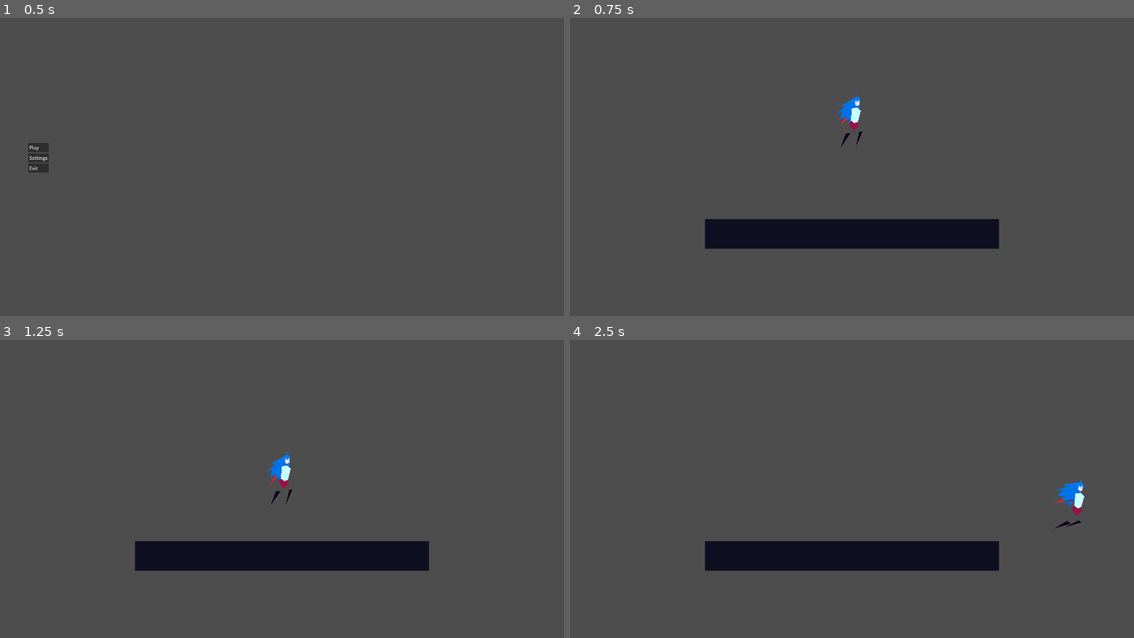
Above: before the commit, frames 1-4 (two rows, left to right).
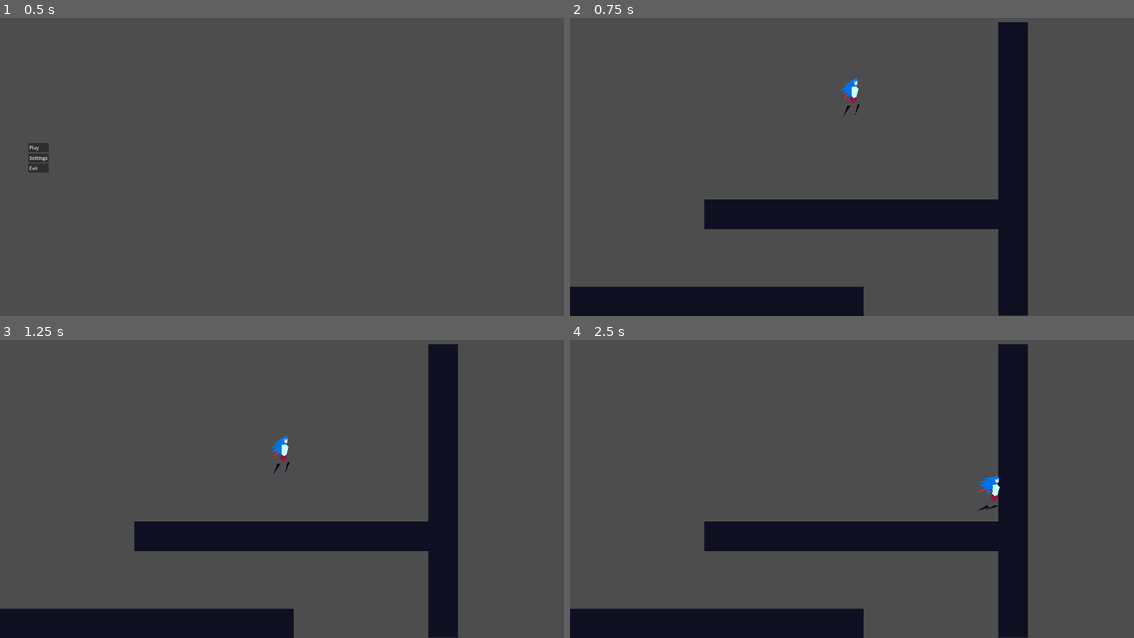
Above: after the commit, the same moments.

Repository: SnappyDragon64/Tower
Game: Godot game, scene res://game/core/main.tscn
Same seed, same stepped clock (60 frames per second), same inputs: the game is played once before the commit and once after it.
Inputs:
- Up to frame 1 (0.5 s): no input
- Up to frame 2 (0.75 s): click "Play" at 0.5 s
- Up to frame 3 (1.25 s): no input
- Up to frame 4 (2.5 s): hold Space (jump) 1.28-2.03 s; hold D (move_right) from 1.28 s (still down); tap Shift (dash) at 1.35, 2.3 s; tap Space (jump) at 2.1, 2.27 s

Frame 1 is identical in both runs. In frame 2, 18% of the frame differs, in the area x 0-82%, y 1-100%; in frame 3, 18%; in frame 4, 18%, in the area x 0-92%, y 1-100%.

Commit message:
Jump queueing and coyote time

Diff:
--- a/game/entity/player/dash_state.gd
+++ b/game/entity/player/dash_state.gd
@@ -2,12 +2,12 @@
 
 
 func _enter(_msg = {}) -> void:
-	player.can_dash = false
+	player.dash_count += 1
 	player.model.play_animation("dash")
-	$Timer.start()
+	$DashTimer.start()
 
 
-func _state_physics_process(delta: float) -> void:
+func _state_physics_process(_delta: float) -> void:
 	player.velocity.x += player.dash * player.direction
 
 
--- a/game/entity/player/fall_state.gd
+++ b/game/entity/player/fall_state.gd
@@ -1,21 +1,55 @@
 extends PlayerState
 
 
+var jump_queued := false
+var coyote := false
+
+
 func _enter(_msg = {}) -> void:
+	if player.jump_count == 0 and (state_machine.last_state == "idle" or state_machine.last_state == "run"):
+		coyote = true
+		$CoyoteTimer.start()
+
+	player.jump_count += 1
 	player.model.play_animation("jump")
 
 
 func _state_physics_process(delta: float) -> void:
-	if player.can_dash and Input.is_action_just_pressed("dash"):
+	if Input.is_action_just_pressed("jump"):
+		if coyote or player.jump_count < player.max_jumps:
+			player.jump_count -= 1 if coyote else 0 # Current fall state effectively did not happen, so replenish a jump
+			transition_requested.emit("jump")
+		else:
+			jump_queued = true
+			$JumpQueueTimer.start()
+	elif player.dash_count < player.max_dashes and Input.is_action_just_pressed("dash"):
 		transition_requested.emit("dash")
 
 	var run_input = Input.get_axis("move_left", "move_right")
 
 	if player.is_on_floor():
-		if is_equal_approx(run_input, 0.0):
-			transition_requested.emit("idle")
+		if jump_queued and Input.is_action_pressed("jump"):
+			transition_requested.emit("jump")
 		else:
-			transition_requested.emit("run")
+			if is_equal_approx(run_input, 0.0):
+				transition_requested.emit("idle")
+			else:
+				transition_requested.emit("run")
 
 	player.velocity -= player.gravity * player.get_up_direction() * delta
 	player.velocity.x = run_input * player.speed
+
+
+func _jump_queue_timeout() -> void:
+	jump_queued = false
+
+
+func _coyote_timeout() -> void:
+	coyote = false
+
+
+func _exit() -> void:
+	$JumpQueueTimer.stop()
+	$CoyoteTimer.stop()
+	jump_queued = false
+	coyote = false
--- a/game/entity/player/idle_state.gd
+++ b/game/entity/player/idle_state.gd
@@ -2,7 +2,8 @@
 
 
 func _enter(_msg = {}) -> void:
-	player.can_dash = true
+	player.jump_count = 0
+	player.dash_count = 0
 	player.model.play_animation("idle")
 
 
@@ -11,7 +12,7 @@
 		transition_requested.emit("fall")
 	elif not is_equal_approx(Input.get_axis("move_left", "move_right"), 0.0):
 		transition_requested.emit("run")
-	elif Input.is_action_just_pressed("jump"):
+	elif player.jump_count < player.max_jumps and Input.is_action_just_pressed("jump"):
 		transition_requested.emit("jump")
-	elif player.can_dash and Input.is_action_just_pressed("dash"):
+	elif player.dash_count < player.max_dashes and Input.is_action_just_pressed("dash"):
 		transition_requested.emit("dash")
--- a/game/entity/player/jump_state.gd
+++ b/game/entity/player/jump_state.gd
@@ -3,13 +3,13 @@
 
 func _enter(_message := {}) -> void:
 	player.model.play_animation("jump")
-	player.velocity.y += player.jump
+	player.velocity.y = player.jump
 
 
 func _state_physics_process(delta: float) -> void:
 	if player.velocity.y >= 0.0 or Input.is_action_just_released("jump"):
 		transition_requested.emit("fall")
-	elif player.can_dash and Input.is_action_just_pressed("dash"):
+	elif player.dash_count < player.max_dashes and Input.is_action_just_pressed("dash"):
 		transition_requested.emit("dash")
 
 	var run_input = Input.get_axis("move_left", "move_right")
--- a/game/entity/player/player.gd
+++ b/game/entity/player/player.gd
@@ -4,13 +4,17 @@
 
 @export var gravity := 600.0
 @export var speed := 300.0
+@export var dash := 200.0
 @export var jump := -600.0
-@export var dash := 200.0
+@export var max_jumps := 1
+@export var max_dashes := 1
 
 @onready var model: Model = $PlayerModel
 
 var direction := 1
-var can_dash := true
+var jump_count = 0
+var dash_count = 0
+
 
 # physics_process
 func _physics_process(_delta: float) -> void:
--- a/game/entity/player/player.tscn
+++ b/game/entity/player/player.tscn
@@ -10,17 +10,17 @@
 [ext_resource type="Script" path="res://game/entity/player/dash_state.gd" id="8_0do5e"]
 
 [sub_resource type="CapsuleShape2D" id="CapsuleShape2D_tfoky"]
-radius = 24.0
-height = 192.0
+radius = 18.0
+height = 136.0
 
 [node name="Player" type="CharacterBody2D"]
 script = ExtResource("1_u23no")
 
 [node name="PlayerModel" parent="." instance=ExtResource("7_k4am0")]
-scale = Vector2(1.6, 1.6)
+scale = Vector2(1.2, 1.2)
 
 [node name="Hitbox" type="CollisionShape2D" parent="."]
-position = Vector2(0, 13)
+position = Vector2(0, -68)
 shape = SubResource("CapsuleShape2D_tfoky")
 
 [node name="StateMachine" type="Node" parent="."]
@@ -43,13 +43,21 @@
 script = ExtResource("5_ilmt4")
 state_id = "fall"
 
+[node name="JumpQueueTimer" type="Timer" parent="StateMachine/FallState"]
+wait_time = 0.25
+
+[node name="CoyoteTimer" type="Timer" parent="StateMachine/FallState"]
+wait_time = 0.25
+
 [node name="DashState" type="Node" parent="StateMachine"]
 script = ExtResource("8_0do5e")
 state_id = "dash"
 
-[node name="Timer" type="Timer" parent="StateMachine/DashState"]
+[node name="DashTimer" type="Timer" parent="StateMachine/DashState"]
 process_callback = 0
 wait_time = 0.2
 one_shot = true
 
-[connection signal="timeout" from="StateMachine/DashState/Timer" to="StateMachine/DashState" method="_dash_timeout"]
+[connection signal="timeout" from="StateMachine/FallState/JumpQueueTimer" to="StateMachine/FallState" method="_jump_queue_timeout"]
+[connection signal="timeout" from="StateMachine/FallState/CoyoteTimer" to="StateMachine/FallState" method="_coyote_timeout"]
+[connection signal="timeout" from="StateMachine/DashState/DashTimer" to="StateMachine/DashState" method="_dash_timeout"]
--- a/game/entity/player/player_model.tscn
+++ b/game/entity/player/player_model.tscn
@@ -1,6 +1,165 @@
 [gd_scene load_steps=7 format=3 uid="uid://caioeub6pwumj"]
 
 [ext_resource type="Script" path="res://game/entity/component/model.gd" id="1_1m0hn"]
+
+[sub_resource type="Animation" id="Animation_j2ect"]
+resource_name = "dash"
+tracks/0/type = "value"
+tracks/0/imported = false
+tracks/0/enabled = true
+tracks/0/path = NodePath("Parts/LowerBody:position")
+tracks/0/interp = 2
+tracks/0/loop_wrap = true
+tracks/0/keys = {
+"times": PackedFloat32Array(0),
+"transitions": PackedFloat32Array(1),
+"update": 0,
+"values": [Vector2(6, 6)]
+}
+tracks/1/type = "value"
+tracks/1/imported = false
+tracks/1/enabled = true
+tracks/1/path = NodePath("Parts/LowerBody/UpperBody/ArmR:rotation")
+tracks/1/interp = 4
+tracks/1/loop_wrap = true
+tracks/1/keys = {
+"times": PackedFloat32Array(0, 1),
+"transitions": PackedFloat32Array(1, 1),
+"update": 0,
+"values": [1.0472, 1.39626]
+}
+tracks/2/type = "value"
+tracks/2/imported = false
+tracks/2/enabled = true
+tracks/2/path = NodePath("Parts/LowerBody/UpperBody/ArmL:rotation")
+tracks/2/interp = 4
+tracks/2/loop_wrap = true
+tracks/2/keys = {
+"times": PackedFloat32Array(0, 1),
+"transitions": PackedFloat32Array(1, 1),
+"update": 0,
+"values": [0.872665, 1.22173]
+}
+tracks/3/type = "value"
+tracks/3/imported = false
+tracks/3/enabled = true
+tracks/3/path = NodePath("Parts/LowerBody/UpperBody/Head/HairFront/HairFlow:rotation")
+tracks/3/interp = 4
+tracks/3/loop_wrap = true
+tracks/3/keys = {
+"times": PackedFloat32Array(0, 1),
+"transitions": PackedFloat32Array(1, 1),
+"update": 0,
+"values": [0.698132, 0.942478]
+}
+tracks/4/type = "value"
+tracks/4/imported = false
+tracks/4/enabled = true
+tracks/4/path = NodePath("Parts/LowerBody:rotation")
+tracks/4/interp = 1
+tracks/4/loop_wrap = true
+tracks/4/keys = {
+"times": PackedFloat32Array(0, 1),
+"transitions": PackedFloat32Array(1, 1),
+"update": 0,
+"values": [0.15708, 0.20944]
+}
+tracks/5/type = "value"
+tracks/5/imported = false
+tracks/5/enabled = true
+tracks/5/path = NodePath("Parts/LegL:position")
+tracks/5/interp = 2
+tracks/5/loop_wrap = true
+tracks/5/keys = {
+"times": PackedFloat32Array(0),
+"transitions": PackedFloat32Array(1),
+"update": 0,
+"values": [Vector2(8, 38)]
+}
+tracks/6/type = "value"
+tracks/6/imported = false
+tracks/6/enabled = true
+tracks/6/path = NodePath("Parts/LegL:rotation")
+tracks/6/interp = 4
+tracks/6/loop_wrap = true
+tracks/6/keys = {
+"times": PackedFloat32Array(0, 1),
+"transitions": PackedFloat32Array(1, 1),
+"update": 0,
+"values": [1.0472, 1.39626]
+}
+tracks/7/type = "value"
+tracks/7/imported = false
+tracks/7/enabled = true
+tracks/7/path = NodePath("Parts/LegR:position")
+tracks/7/interp = 2
+tracks/7/loop_wrap = true
+tracks/7/keys = {
+"times": PackedFloat32Array(0),
+"transitions": PackedFloat32Array(1),
+"update": 0,
+"values": [Vector2(-16, 40)]
+}
+tracks/8/type = "value"
+tracks/8/imported = false
+tracks/8/enabled = true
+tracks/8/path = NodePath("Parts/LegR:rotation")
+tracks/8/interp = 4
+tracks/8/loop_wrap = true
+tracks/8/keys = {
+"times": PackedFloat32Array(0, 1),
+"transitions": PackedFloat32Array(1, 1),
+"update": 0,
+"values": [1.0472, 1.39626]
+}
+tracks/9/type = "value"
+tracks/9/imported = false
+tracks/9/enabled = true
+tracks/9/path = NodePath("AnimationPlayer:speed_scale")
+tracks/9/interp = 1
+tracks/9/loop_wrap = true
+tracks/9/keys = {
+"times": PackedFloat32Array(0),
+"transitions": PackedFloat32Array(1),
+"update": 0,
+"values": [4.0]
+}
+tracks/10/type = "value"
+tracks/10/imported = false
+tracks/10/enabled = true
+tracks/10/path = NodePath("Parts/LowerBody/UpperBody/Head:rotation")
+tracks/10/interp = 1
+tracks/10/loop_wrap = true
+tracks/10/keys = {
+"times": PackedFloat32Array(0),
+"transitions": PackedFloat32Array(1),
+"update": 0,
+"values": [-0.174533]
+}
+tracks/11/type = "value"
+tracks/11/imported = false
+tracks/11/enabled = true
+tracks/11/path = NodePath("Parts/LowerBody/UpperBody/ArmR:position")
+tracks/11/interp = 2
+tracks/11/loop_wrap = true
+tracks/11/keys = {
+"times": PackedFloat32Array(0),
+"transitions": PackedFloat32Array(1),
+"update": 0,
+"values": [Vector2(-32, -8)]
+}
+tracks/12/type = "value"
+tracks/12/imported = false
+tracks/12/enabled = true
+tracks/12/path = NodePath("Parts/LowerBody/UpperBody/ArmL:position")
+tracks/12/interp = 2
+tracks/12/loop_wrap = true
+tracks/12/keys = {
+"times": PackedFloat32Array(0),
+"transitions": PackedFloat32Array(1),
+"update": 0,
+"values": [Vector2(-12, -12)]
+}
 
 [sub_resource type="Animation" id="Animation_pu5ok"]
 resource_name = "idle"
@@ -481,165 +640,6 @@
 "values": [Vector2(14, -8), Vector2(2, -2), Vector2(14, -8)]
 }
 
-[sub_resource type="Animation" id="Animation_j2ect"]
-resource_name = "dash"
-tracks/0/type = "value"
-tracks/0/imported = false
-tracks/0/enabled = true
-tracks/0/path = NodePath("Parts/LowerBody:position")
-tracks/0/interp = 2
-tracks/0/loop_wrap = true
-tracks/0/keys = {
-"times": PackedFloat32Array(0),
-"transitions": PackedFloat32Array(1),
-"update": 0,
-"values": [Vector2(6, 6)]
-}
-tracks/1/type = "value"
-tracks/1/imported = false
-tracks/1/enabled = true
-tracks/1/path = NodePath("Parts/LowerBody/UpperBody/ArmR:rotation")
-tracks/1/interp = 4
-tracks/1/loop_wrap = true
-tracks/1/keys = {
-"times": PackedFloat32Array(0, 1),
-"transitions": PackedFloat32Array(1, 1),
-"update": 0,
-"values": [1.0472, 1.39626]
-}
-tracks/2/type = "value"
-tracks/2/imported = false
-tracks/2/enabled = true
-tracks/2/path = NodePath("Parts/LowerBody/UpperBody/ArmL:rotation")
-tracks/2/interp = 4
-tracks/2/loop_wrap = true
-tracks/2/keys = {
-"times": PackedFloat32Array(0, 1),
-"transitions": PackedFloat32Array(1, 1),
-"update": 0,
-"values": [0.872665, 1.22173]
-}
-tracks/3/type = "value"
-tracks/3/imported = false
-tracks/3/enabled = true
-tracks/3/path = NodePath("Parts/LowerBody/UpperBody/Head/HairFront/HairFlow:rotation")
-tracks/3/interp = 4
-tracks/3/loop_wrap = true
-tracks/3/keys = {
-"times": PackedFloat32Array(0, 1),
-"transitions": PackedFloat32Array(1, 1),
-"update": 0,
-"values": [0.698132, 0.942478]
-}
-tracks/4/type = "value"
-tracks/4/imported = false
-tracks/4/enabled = true
-tracks/4/path = NodePath("Parts/LowerBody:rotation")
-tracks/4/interp = 1
-tracks/4/loop_wrap = true
-tracks/4/keys = {
-"times": PackedFloat32Array(0, 1),
-"transitions": PackedFloat32Array(1, 1),
-"update": 0,
-"values": [0.15708, 0.20944]
-}
-tracks/5/type = "value"
-tracks/5/imported = false
-tracks/5/enabled = true
-tracks/5/path = NodePath("Parts/LegL:position")
-tracks/5/interp = 2
-tracks/5/loop_wrap = true
-tracks/5/keys = {
-"times": PackedFloat32Array(0),
-"transitions": PackedFloat32Array(1),
-"update": 0,
-"values": [Vector2(8, 38)]
-}
-tracks/6/type = "value"
-tracks/6/imported = false
-tracks/6/enabled = true
-tracks/6/path = NodePath("Parts/LegL:rotation")
-tracks/6/interp = 4
-tracks/6/loop_wrap = true
-tracks/6/keys = {
-"times": PackedFloat32Array(0, 1),
-"transitions": PackedFloat32Array(1, 1),
-"update": 0,
-"values": [1.0472, 1.39626]
-}
-tracks/7/type = "value"
-tracks/7/imported = false
-tracks/7/enabled = true
-tracks/7/path = NodePath("Parts/LegR:position")
-tracks/7/interp = 2
-tracks/7/loop_wrap = true
-tracks/7/keys = {
-"times": PackedFloat32Array(0),
-"transitions": PackedFloat32Array(1),
-"update": 0,
-"values": [Vector2(-16, 40)]
-}
-tracks/8/type = "value"
-tracks/8/imported = false
-tracks/8/enabled = true
-tracks/8/path = NodePath("Parts/LegR:rotation")
-tracks/8/interp = 4
-tracks/8/loop_wrap = true
-tracks/8/keys = {
-"times": PackedFloat32Array(0, 1),
-"transitions": PackedFloat32Array(1, 1),
-"update": 0,
-"values": [1.0472, 1.39626]
-}
-tracks/9/type = "value"
-tracks/9/imported = false
-tracks/9/enabled = true
-tracks/9/path = NodePath("AnimationPlayer:speed_scale")
-tracks/9/interp = 1
-tracks/9/loop_wrap = true
-tracks/9/keys = {
-"times": PackedFloat32Array(0),
-"transitions": PackedFloat32Array(1),
-"update": 0,
-"values": [4.0]
-}
-tracks/10/type = "value"
-tracks/10/imported = false
-tracks/10/enabled = true
-tracks/10/path = NodePath("Parts/LowerBody/UpperBody/Head:rotation")
-tracks/10/interp = 1
-tracks/10/loop_wrap = true
-tracks/10/keys = {
-"times": PackedFloat32Array(0),
-"transitions": PackedFloat32Array(1),
-"update": 0,
-"values": [-0.174533]
-}
-tracks/11/type = "value"
-tracks/11/imported = false
-tracks/11/enabled = true
-tracks/11/path = NodePath("Parts/LowerBody/UpperBody/ArmR:position")
-tracks/11/interp = 2
-tracks/11/loop_wrap = true
-tracks/11/keys = {
-"times": PackedFloat32Array(0),
-"transitions": PackedFloat32Array(1),
-"update": 0,
-"values": [Vector2(-32, -8)]
-}
-tracks/12/type = "value"
-tracks/12/imported = false
-tracks/12/enabled = true
-tracks/12/path = NodePath("Parts/LowerBody/UpperBody/ArmL:position")
-tracks/12/interp = 2
-tracks/12/loop_wrap = true
-tracks/12/keys = {
-"times": PackedFloat32Array(0),
-"transitions": PackedFloat32Array(1),
-"update": 0,
-"values": [Vector2(-12, -12)]
-}
-
 [sub_resource type="AnimationLibrary" id="AnimationLibrary_10woe"]
 _data = {
 "dash": SubResource("Animation_j2ect"),
@@ -653,10 +653,11 @@
 animation_player = NodePath("AnimationPlayer")
 
 [node name="Parts" type="Node2D" parent="."]
+position = Vector2(0, -68)
 
 [node name="LowerBody" type="Polygon2D" parent="Parts"]
 position = Vector2(6, 6)
-rotation = 0.20944
+rotation = 0.15708
 color = Color(0.603922, 0.0666667, 0.278431, 1)
 polygon = PackedVector2Array(0, 20, -8.32813, 11.6719, -12, 8, -7.5, -1.5, 6.25, -1.5, 10, 8)
 
@@ -669,7 +670,6 @@
 rotation = -0.174533
 color = Color(1, 0.878431, 0.878431, 1)
 polygon = PackedVector2Array(0, -17, 5, -15, 4, -6, 0, -3, -4.8, -6, -6, -15)
-metadata/_edit_group_ = true
 
 [node name="HairFront" type="Polygon2D" parent="Parts/LowerBody/UpperBody/Head"]
 color = Color(0, 0.498039, 1, 1)
@@ -682,40 +682,40 @@
 [node name="HairFlow" type="Polygon2D" parent="Parts/LowerBody/UpperBody/Head/HairFront"]
 z_index = -1
 position = Vector2(0, -15)
-rotation = 0.942478
+rotation = 0.698132
 color = Color(0, 0.498039, 1, 1)
-polygon = PackedVector2Array(-27, 28, -5, 1, 3.75, 1.875, 11, 14, 5.38626, -2.39873, -6.37318, -4.05141)
+polygon = PackedVector2Array(-26, 29, -5, 1, 3.75, 1.875, 11, 14, 5.38626, -2.39873, -6.37318, -4.05141)
 
 [node name="HairBack" type="Polygon2D" parent="Parts/LowerBody/UpperBody/Head/HairFront/HairFlow"]
 z_index = -1
 position = Vector2(0, -1)
 color = Color(0, 0.45098, 0.913725, 1)
-polygon = PackedVector2Array(-6.37318, -3.05141, -27, 29, -17, 23, -28, 48, -18, 36, -16, 53, -7, 43, -4, 52, 3, 44, 6, 54, 9, 44, 14, 51, 13, 41, 19, 51, 15, 35, 18, 36, 5.38626, -1.39873)
+polygon = PackedVector2Array(-6.37318, -3.05141, -26, 30, -17, 23, -28, 48, -15, 36, -20, 52, -8, 43, -4, 52, 2, 43, 6, 54, 7, 44, 14, 51, 12, 41, 19, 51, 15, 35, 18, 36, 5.38626, -1.39873)
 
 [node name="ArmR" type="Polygon2D" parent="Parts/LowerBody/UpperBody"]
 position = Vector2(-32, -8)
-rotation = 1.39626
+rotation = 1.0472
 color = Color(0.8, 0.172549, 0.254902, 1)
 polygon = PackedVector2Array(-3, -1, 4, 25, 3, 1)
 
 [node name="ArmL" type="Polygon2D" parent="Parts/LowerBody/UpperBody"]
 z_index = -1
 position = Vector2(-12, -12)
-rotation = 1.22173
+rotation = 0.872665
 color = Color(0.52, 0.1144, 0.16848, 1)
 polygon = PackedVector2Array(2, -1, -3, 23, -2, 1)
 
+[node name="LegR" type="Polygon2D" parent="Parts"]
+position = Vector2(-16, 40)
+rotation = 1.0472
+color = Color(0.0823529, 0, 0.129412, 1)
+polygon = PackedVector2Array(4, -6, -4, 0, 3, 32)
+
 [node name="LegL" type="Polygon2D" parent="Parts"]
 position = Vector2(8, 38)
-rotation = 1.39626
+rotation = 1.0472
 color = Color(0.049, 0.007, 0.07, 1)
 polygon = PackedVector2Array(3, -5, -3, 0, 2, 32)
-
-[node name="LegR" type="Polygon2D" parent="Parts"]
-position = Vector2(-16, 40)
-rotation = 1.39626
-color = Color(0.0823529, 0, 0.129412, 1)
-polygon = PackedVector2Array(4, -6, -4, 0, 3, 32)
 
 [node name="AnimationPlayer" type="AnimationPlayer" parent="."]
 libraries = {
--- a/game/entity/player/run_state.gd
+++ b/game/entity/player/run_state.gd
@@ -2,7 +2,8 @@
 
 
 func _enter(_msg = {}) -> void:
-	player.can_dash = true
+	player.jump_count = 0
+	player.dash_count = 0
 	player.model.play_animation("run")
 
 
@@ -13,9 +14,9 @@
 		transition_requested.emit("fall")
 	elif is_equal_approx(run_input, 0.0):
 		transition_requested.emit("idle")
-	elif Input.is_action_just_pressed("jump"):
+	elif player.jump_count < player.max_jumps and Input.is_action_just_pressed("jump"):
 		transition_requested.emit("jump")
-	elif player.can_dash and Input.is_action_just_pressed("dash"):
+	elif player.dash_count < player.max_dashes and Input.is_action_just_pressed("dash"):
 		transition_requested.emit("dash")
 
 	player.velocity.x = run_input * player.speed
--- a/game/entity/state_machine/state.gd
+++ b/game/entity/state_machine/state.gd
@@ -5,6 +5,7 @@
 signal transition_requested(new_state_name: StringName, message: Dictionary)
 
 @export var state_id: String
+@onready var state_machine: StateMachine
 
 
 # Called when the state is entered
--- a/game/entity/state_machine/state_machine.gd
+++ b/game/entity/state_machine/state_machine.gd
@@ -5,6 +5,7 @@
 @export var initial_state: NodePath
 @onready var current_state: State = get_node(initial_state)
 
+var last_state: String
 var states := {}
 
 
@@ -16,6 +17,7 @@
 		if state is State:
 			states[state.state_id] = state
 			state.transition_requested.connect(_on_transition_requested)
+			state.state_machine = self
 
 	current_state._enter()
 
@@ -36,6 +38,7 @@
 
 	if new_state != null:
 		if new_state != current_state:
+			last_state = current_state.state_id
 			current_state._exit()
 			new_state._enter(message)
 			current_state = new_state
--- a/game/level/debug.tscn
+++ b/game/level/debug.tscn
@@ -11,7 +11,8 @@
 position = Vector2(960, 400)
 
 [node name="StaticBody2D" type="StaticBody2D" parent="."]
-position = Vector2(960, 800)
+position = Vector2(958, 734)
+metadata/_edit_group_ = true
 
 [node name="CollisionShape2D" type="CollisionShape2D" parent="StaticBody2D"]
 shape = SubResource("RectangleShape2D_3tt3v")
@@ -19,3 +20,26 @@
 [node name="Polygon2D" type="Polygon2D" parent="StaticBody2D"]
 color = Color(0.0588235, 0.0627451, 0.129412, 1)
 polygon = PackedVector2Array(-500, -50, -500, 50, 500, 50, 500, -50)
+
+[node name="StaticBody2D3" type="StaticBody2D" parent="."]
+position = Vector2(1508, 579)
+rotation = 1.5708
+metadata/_edit_group_ = true
+
+[node name="CollisionShape2D" type="CollisionShape2D" parent="StaticBody2D3"]
+shape = SubResource("RectangleShape2D_3tt3v")
+
+[node name="Polygon2D" type="Polygon2D" parent="StaticBody2D3"]
+color = Color(0.0588235, 0.0627451, 0.129412, 1)
+polygon = PackedVector2Array(-500, -50, -500, 50, 500, 50, 500, -50)
+
+[node name="StaticBody2D2" type="StaticBody2D" parent="."]
+position = Vector2(500, 1030)
+metadata/_edit_group_ = true
+
+[node name="CollisionShape2D" type="CollisionShape2D" parent="StaticBody2D2"]
+shape = SubResource("RectangleShape2D_3tt3v")
+
+[node name="Polygon2D" type="Polygon2D" parent="StaticBody2D2"]
+color = Color(0.0588235, 0.0627451, 0.129412, 1)
+polygon = PackedVector2Array(-500, -50, -500, 50, 500, 50, 500, -50)
--- a/project.godot
+++ b/project.godot
@@ -58,3 +58,8 @@
 , Object(InputEventJoypadMotion,"resource_local_to_scene":false,"resource_name":"","device":-1,"axis":5,"axis_value":1.0,"script":null)
 ]
 }
+
+[rendering]
+
+anti_aliasing/quality/msaa_2d=3
+anti_aliasing/quality/use_taa=true
